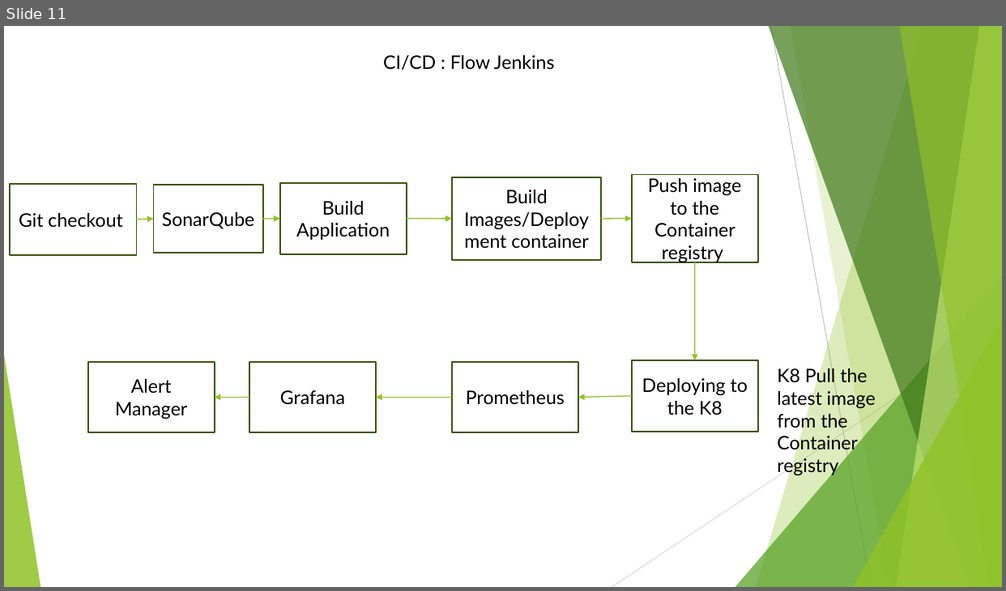
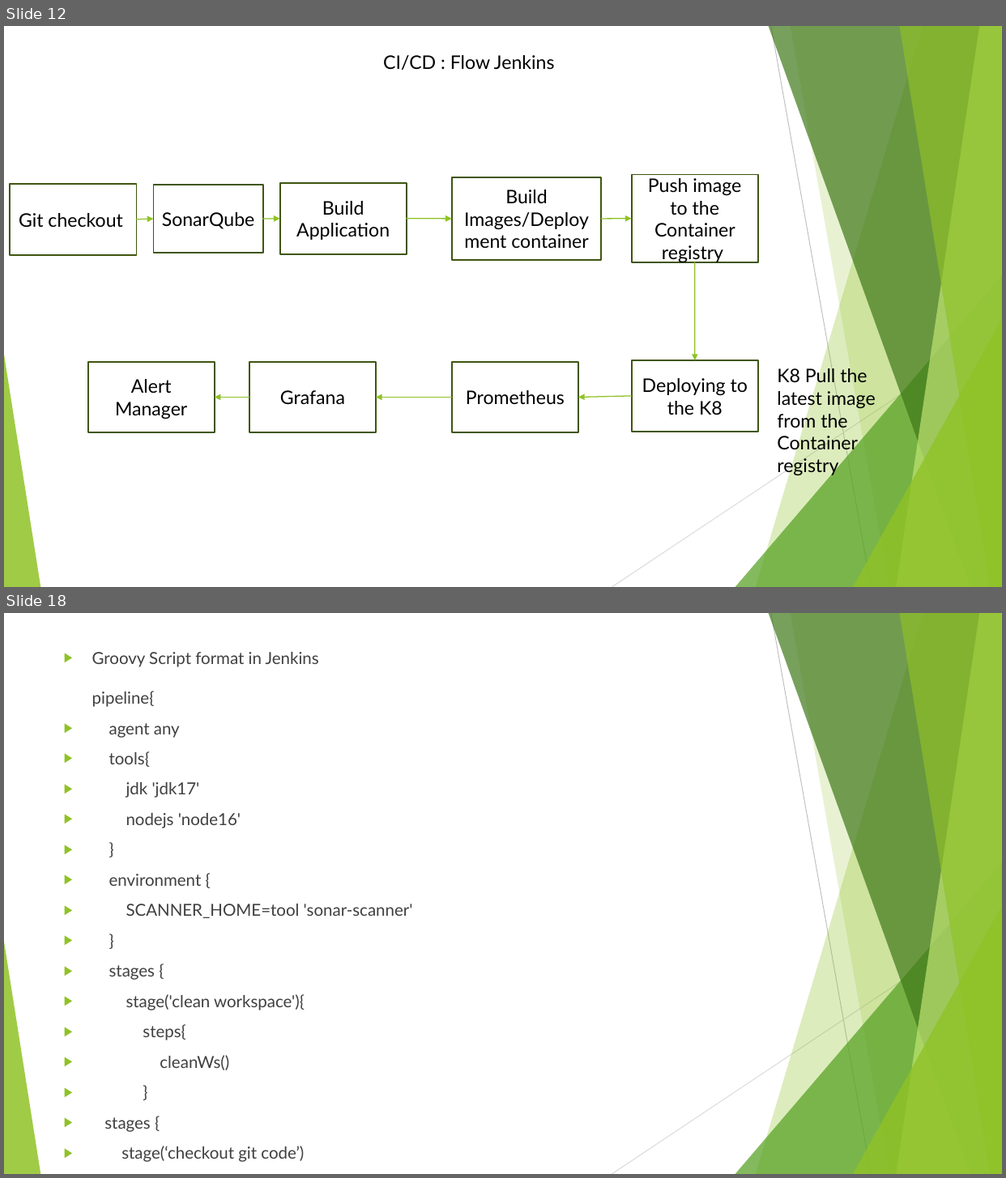
Before and after one commit to Mephist0phele/DevOps-Prep, a slide deck: DevOps PPT.pptx. Shown one above the other, each under a label of ours: slide 11 before the commit, slides 12 and 18 after it; the slides between them are not shown. The pictures are 1006x591 and 1006x1178 pixels, drawn with LibreOffice and Linux fonts; fonts in the diff are those of the drawing. Boxes give left, top, right and bottom in pixels: in the first picture for what was removed or moved away, otherwise in the second. Text is boxed around its words. In the diff, an @@ line names an element or a change of style, - is before the commit and + after.

```diff
--- a/DevOps PPT.pptx
+++ b/DevOps PPT.pptx
@@ slide 18 added at bbox=[4, 613, 1002, 1174], background #FFFFFF; not listed: 10 template elements that a slide beside it also shows @@
@@ text added at bbox=[92, 652, 413, 1162], 16 pt, text #404040 @@
+▶ Groovy Script format in Jenkins
+  pipeline{
+▶ agent any
+▶ tools{
+▶ jdk 'jdk17'
+▶ nodejs 'node16'
+▶ }
+▶ environment {
+▶ SCANNER_HOME=tool 'sonar-scanner'
+▶ }
+▶ stages {
+▶ stage('clean workspace'){
+▶ steps{
+▶ cleanWs()
+▶ }
+▶ stages {
+▶ stage(‘checkout git code’)
@@ what was slide 11 is now slide 12 @@
```
Also in this commit, not shown: 6 slides changed, 5 other slides added, 1 slide removed.
